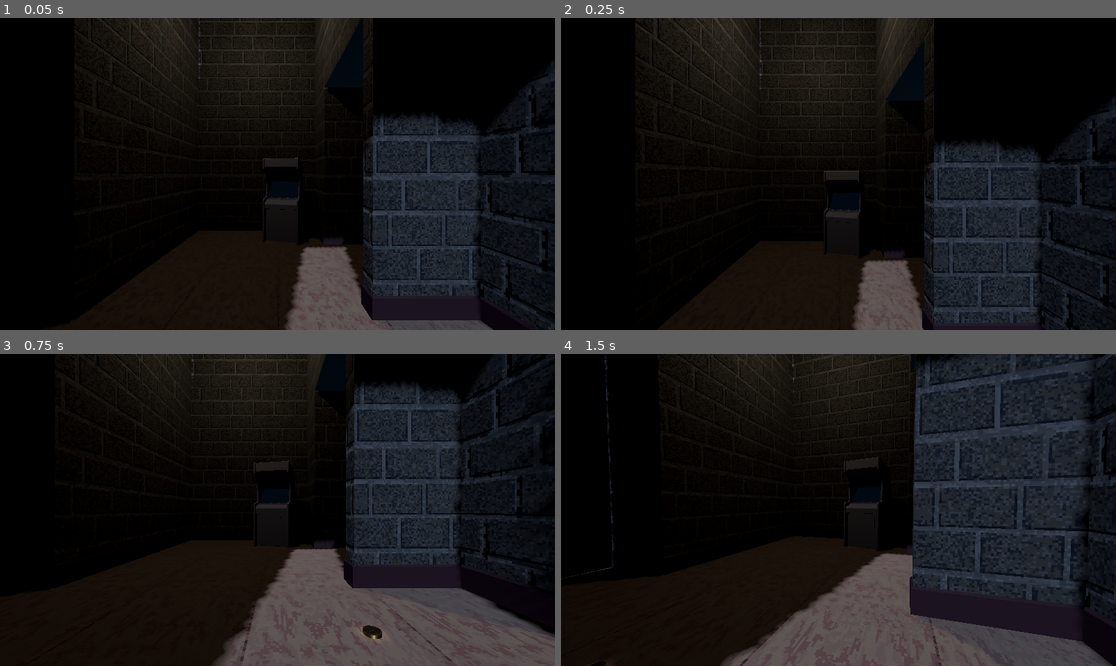
Above: before the commit, frames 1-4 (two rows, left to right).
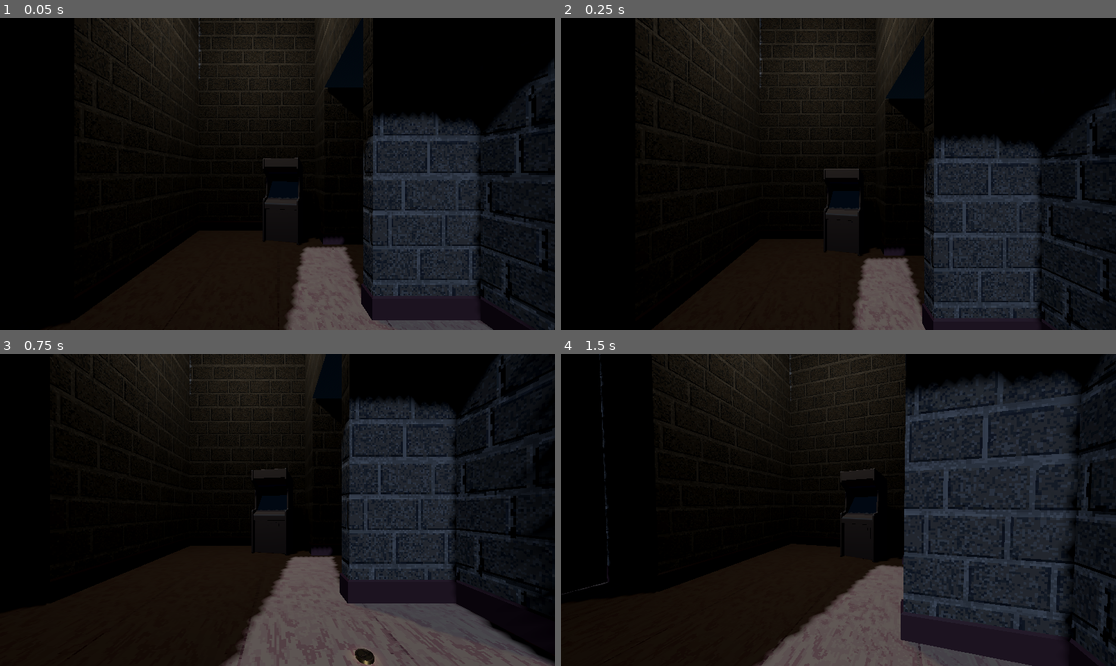
Above: after the commit, the same moments.

Repository: JCoMcL/phase-arcade
Game: Godot game, scene res://gridmap-level/level.tscn
The game is run twice, just before and just after one commit, with the same random seed, the same clock (stepped at 60 frames per second) and the same inputs.
Inputs (mouse positions are in pixels of both pictures, inside the frame that each line leads up to):
- Up to frame 1 (0.05 s): no input
- Up to frame 2 (0.25 s): no input
- Up to frame 3 (0.75 s): move the mouse to (399, 494) at 0.52 s; hold D (right) from 0.53 s (still down); hold Shift (crouch) from 0.53 s (still down); click (399, 494) at 0.67 s
- Up to frame 4 (1.5 s): move the mouse to (810, 510) at 1.27 s; release D (right) at 1.28 s; release Shift (crouch) at 1.28 s; hold W (forward) from 1.28 s (still down); tap Shift (crouch) at 1.35 s

Frame 1 is identical in both runs. In frame 2, 3.8% of the frame differs, in the area x 13-100%, y 0-100%; in frame 3, 10%; in frame 4, 17%, in the area x 0-100%, y 0-100%.

Commit message:
improve the feel of crouching with some smoothing

Diff:
--- a/player/first_person_player.gd
+++ b/player/first_person_player.gd
@@ -18,8 +18,6 @@
 			height = val
 		else:
 			setup_children()
-
-var height_mod = 1.0
 
 func set_body_to_head():
 	var head_col:SphereShape3D = $Head/CollisionShape3D.shape
@@ -50,14 +48,13 @@
 
 	velocity += get_gravity() * delta
 
-	# TODO: smooth motion
 	var crouching = Input.is_action_pressed("crouch")
-	const crouch_speed:float = 4
-	height_mod = move_toward(height_mod, 0.4 if crouching else 1.0, crouch_speed * delta)
-	change_height(height*height_mod)
+	const crouch_speed:float = 10
+	var target_height = height * (0.4 if crouching else 1.0)
+	change_height(lerpf($Head.position.y, target_height, 1.0 - exp(-crouch_speed * delta)))
 
 	var walk_input := Input.get_vector("left", "right", "forward", "backward").normalized()
-	var walk = walk_input.rotated(-rotation.y) * speed * (0.4 if crouching else 1.0)
+	var walk = walk_input.rotated(-rotation.y) * speed * clampf($Head.position.y / height, 0.0, 1.0)
 
 	# maybe this should be relative to the floor normal, but probably doesn't matter
 	velocity.x = move_toward(velocity.x, walk.x, accel * delta)
